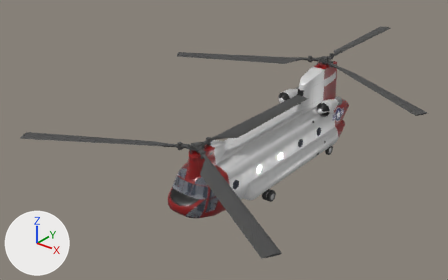
Before and after pictures for a commit that changed the glTF model ch47/Army.gltf.
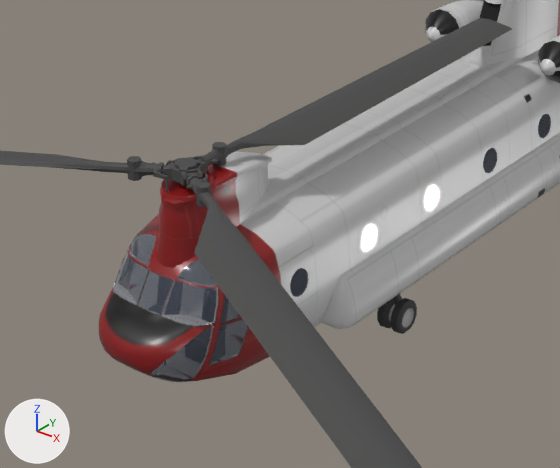
The first picture shows the older version from a 50 mm lens placed at (17.8, -26.0, 15.8), pointed at (-2.5, -0.5, 0.0). The close-ups show the older and then the newer version on the part from 30% to 72% of the width and 32% to 88% of the height of that picture. Only the edits that show in the close-ups are written down. The lights are fixed; the arrows at lower left show +X, +Y and +Z. Vertices at exactly the same position are counted once.

The older version as bpy lines, for what is in view:
```python
ob_exterior = bpy.data.objects.new('Exterior', me_exterior)
ob_exterior.location = (0.0, 0.0, 0.0)
ob_spin_0 = bpy.data.objects.new('Spin_0', me_spin_0)
ob_spin_0.location = (-0.25, -5.53, 2.42)
ob_spin_1 = bpy.data.objects.new('Spin_1', me_spin_1)
ob_spin_1.location = (-0.24, -5.92, 2.42)
ob_spin_2 = bpy.data.objects.new('Spin_2', me_spin_2)
ob_spin_2.location = (0.24, -5.92, 2.42)
ob_spin_6 = bpy.data.objects.new('Spin_6', me_spin_6)
ob_spin_6.location = (0.0, -5.78, 2.18)
```
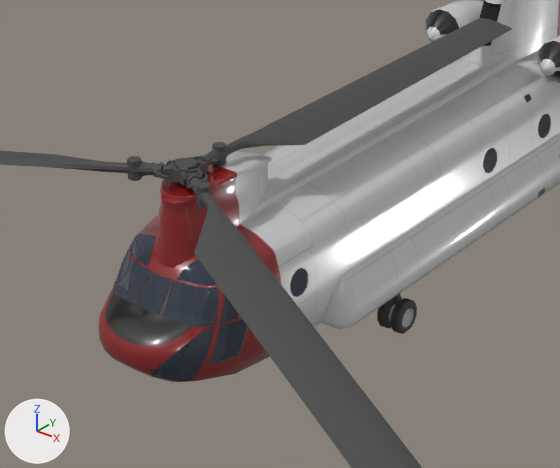
Where the newer file only moved an object's origin or applied its transform, the numbers keep the older frame.

Location of each change, [x1, y1, x2, y2] in pixels of the close-ups (560 x 468 px; the box of a moved part takes in the faces that stretch with it):
'Exterior', surface changed: [99, 6, 560, 382] in both
part 1 of me_exterior, moved or reshaped: before [110, 236, 207, 354]; after [110, 236, 205, 354]

Edits to the bpy script that builds the scene:
```text
Change mat_flatblack_2:
    mat_flatblack_2.texture: img_0_jpg -> img_0_webp
Change mat_livery0_paint_7:
    add mat_livery0_paint_7.coat_weight = 0.6
    add mat_livery0_paint_7.coat_roughness = 0.08
Change mat_paint_12:
    mat_paint_12.texture: img_1_jpg -> img_1_webp
Change mat_metal_13:
    mat_metal_13.texture: img_1_jpg -> img_1_webp
Change mat_paint_14:
    mat_paint_14.texture: img_1_jpg -> img_1_webp
Change mat_paint_17:
    mat_paint_17.texture: img_4_jpg -> img_4_webp
Change mat_paint_18:
    mat_paint_18.texture: img_2_jpg -> img_2_webp
Change mat_metal_20:
    mat_metal_20.texture: img_0_jpg -> img_0_webp
Change mat_panel_21:
    mat_panel_21.texture: img_5_jpg -> img_5_webp
Change mat_lit_22:
    mat_lit_22.texture: img_5_jpg -> img_5_webp
Change mat_panel_23:
    mat_panel_23.texture: img_6_jpg -> img_6_webp
Change mat_lit_24:
    mat_lit_24.texture: img_6_jpg -> img_6_webp
Change mat_panel_25:
    mat_panel_25.texture: img_7_jpg -> img_7_webp
Change mat_lit_26:
    mat_lit_26.texture: img_7_jpg -> img_7_webp
Change mat_illum_27:
    mat_illum_27.texture: img_7_jpg -> img_7_webp
Change mat_illum_28:
    mat_illum_28.texture: img_8_jpg -> img_8_webp
Change mat_illum001_29:
    mat_illum001_29.texture: img_8_jpg -> img_8_webp
Change mat_flatblack001_32:
    mat_flatblack001_32.texture: img_8_jpg -> img_8_webp
Change mat_panel_33:
    mat_panel_33.texture: img_8_jpg -> img_8_webp
Change mat_panel_34:
    mat_panel_34.texture: img_9_jpg -> img_9_webp
Change mat_lit_35:
    mat_lit_35.texture: img_9_jpg -> img_9_webp
Change mat_panel_37:
    mat_panel_37.texture: img_10_jpg -> img_10_webp
Change mat_lit_38:
    mat_lit_38.texture: img_10_jpg -> img_10_webp
Change mat_panel_39:
    mat_panel_39.texture: img_11_jpg -> img_11_webp
Change mat_lit_40:
    mat_lit_40.texture: img_11_jpg -> img_11_webp
Change mat_panel_41:
    mat_panel_41.texture: img_12_jpg -> img_12_webp
Change mat_lit_42:
    mat_lit_42.texture: img_12_jpg -> img_12_webp
Change mat_panel_43:
    mat_panel_43.texture: img_13_jpg -> img_13_webp
Change mat_panel_44:
    mat_panel_44.texture: img_14_jpg -> img_14_webp
Change mat_panel_45:
    mat_panel_45.texture: img_15_jpg -> img_15_webp
Change mat_lit_46:
    mat_lit_46.texture: img_15_jpg -> img_15_webp
Change mat_panel_47:
    mat_panel_47.texture: img_16_jpg -> img_16_webp
Change mat_lit_48:
    mat_lit_48.texture: img_16_jpg -> img_16_webp
Change mat_panel_49:
    mat_panel_49.texture: img_17_jpg -> img_17_webp
Change mat_panel_50:
    mat_panel_50.texture: img_18_jpg -> img_18_webp
Change mat_panel_51:
    mat_panel_51.texture: img_19_jpg -> img_19_webp
Change mat_panel_52:
    mat_panel_52.texture: img_20_jpg -> img_20_webp
Change me_exterior:
    remove me_exterior.from_pydata(...)  # 14312 vertices, 21396 faces; spans x -1.8..1.8, y -7.4..7.7, z -2.0..3.5
    add me_exterior.from_pydata(...)  # 13896 vertices, 20749 faces; spans x -1.8..1.8, y -7.4..7.7, z -2.0..3.5
    me_exterior part 1: 397 vertices moved within x -1.1..1.1, y -7.4..-5.7, z -0.4..1.0; 388 vertices removed from x -0.7..0.8, y -6.8..-6.4, z -0.4..0.8; 10 vertices added at x -0.6..0.8, y -6.8..-6.7, z -0.4..0.1
    other edits to the shape of me_exterior do not show in these pictures
```
